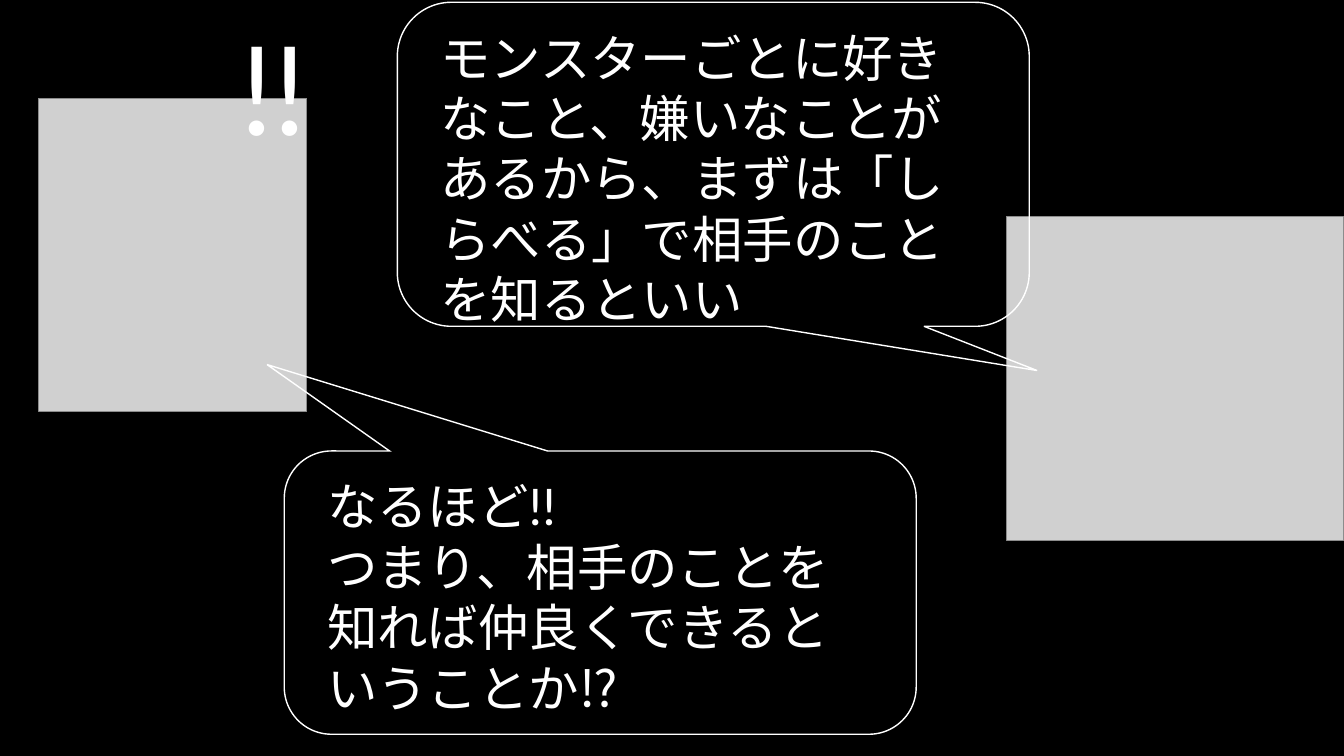
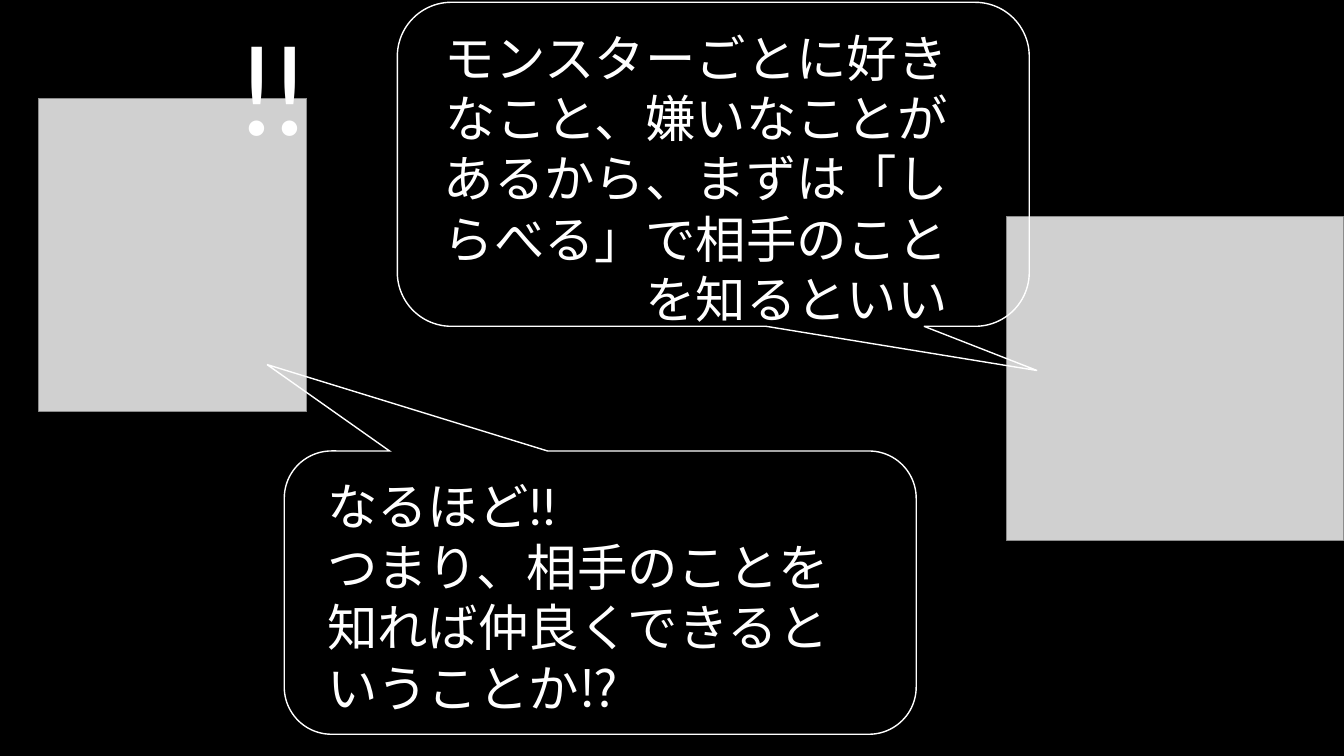
Before and after one commit to nkc20236093/kikaku, a slide deck: slide 4 of Kikaku_1/Undertaleの宣伝.pptx. Drawn at 1344x756 pixels with LibreOffice and Linux fonts; fonts in the diff are those of the drawing; grey boxes stand for pictures. Boxes give left, top, right and bottom in pixels: in the first picture for what was removed or moved away, otherwise in the second. Text is boxed around its words. In the diff, an @@ line names an element or a change of style, - is before the commit and + after.

```diff
--- a/Kikaku_1/Undertaleの宣伝.pptx
+++ b/Kikaku_1/Undertaleの宣伝.pptx
@@ text "モンスターごとに好きなこと、嫌いなことがあるから、まずは「しらべる」で相手のことを知るといい" at [444,34,948,331]: alignment left to right @@
```
Also in this commit, not shown: 6 other slides changed.
